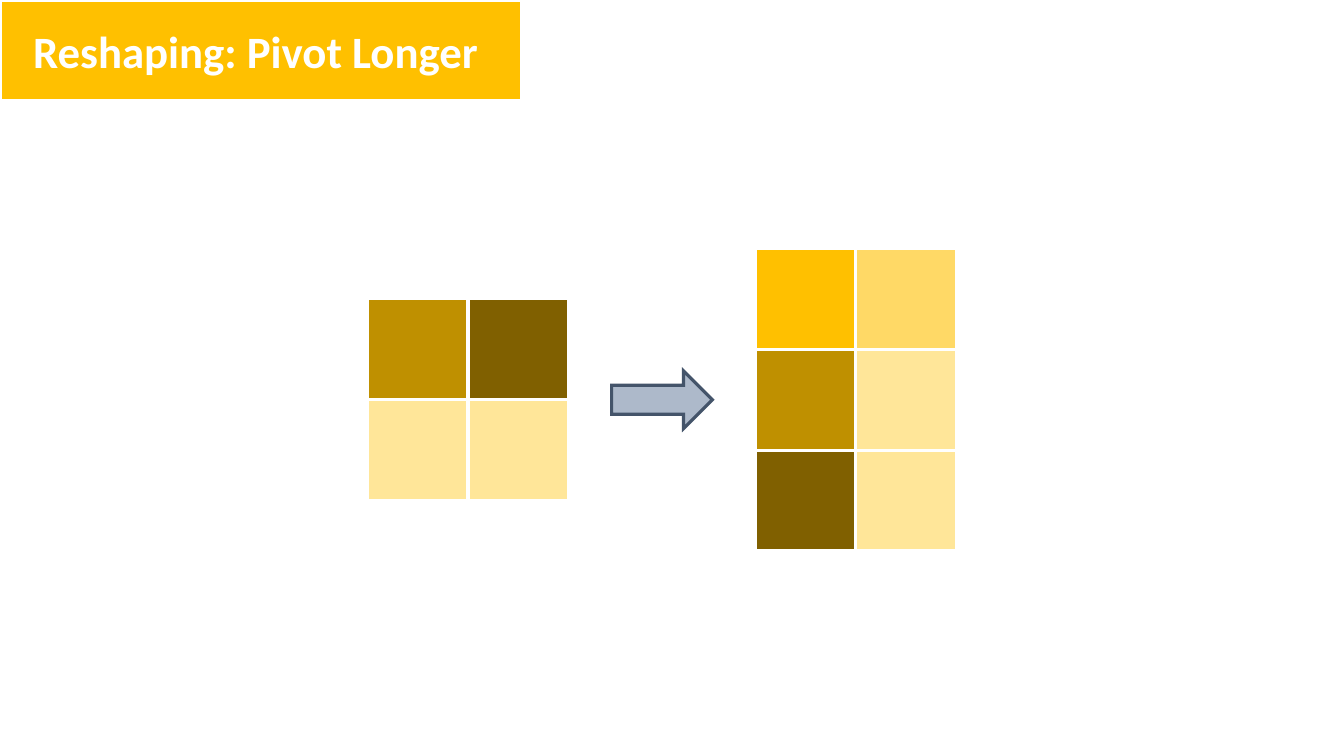
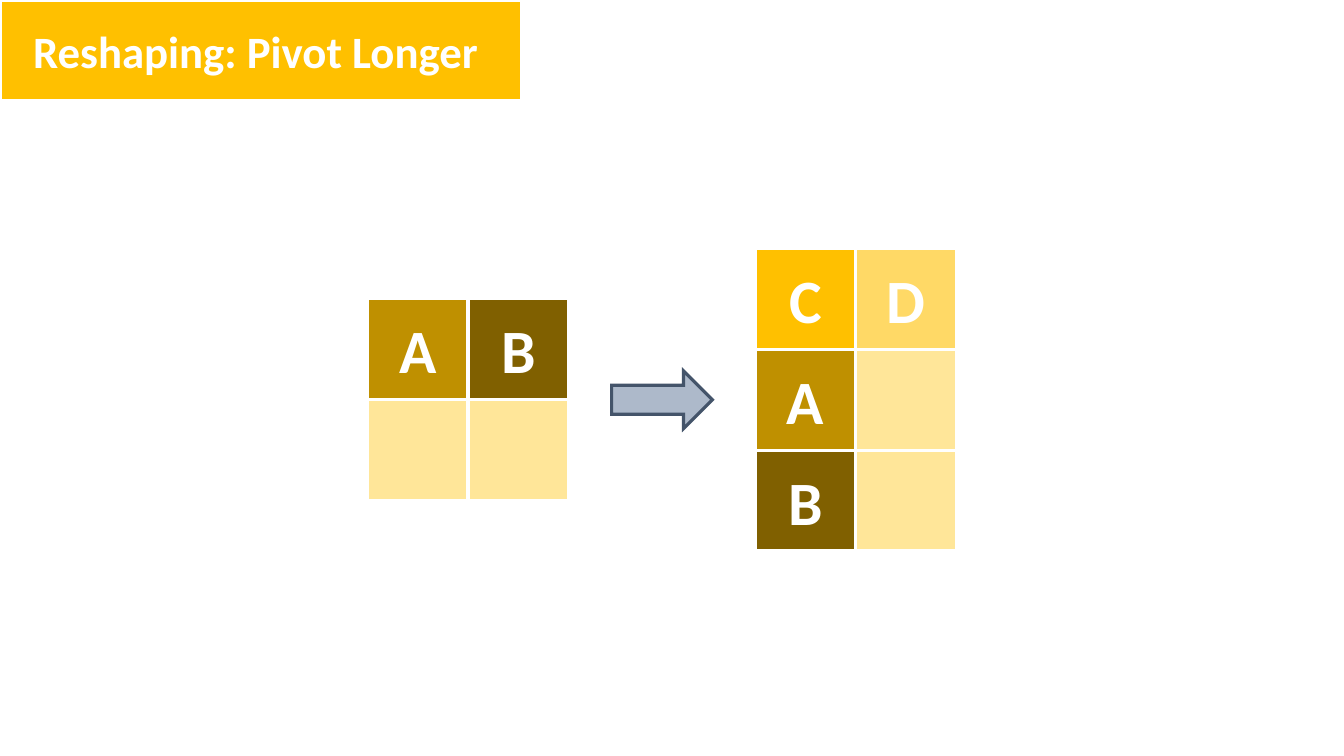
Before and after one commit to NCEAS/scicomp-workshop-template, a slide deck: slide 10 of images/tidyverse-visuals-dev.pptx (slide 9 before the commit). Drawn at 1344x756 pixels with LibreOffice and Linux fonts; fonts in the diff are those of the drawing. Boxes give left, top, right and bottom in pixels: in the first picture for what was removed or moved away, otherwise in the second. Text is boxed around its words. In the diff, an @@ line names an element or a change of style, - is before the commit and + after.

```diff
--- a/images/tidyverse-visuals-dev.pptx
+++ b/images/tidyverse-visuals-dev.pptx
@@ text in rectangle at (x1=789, y1=282, x2=822, y2=324): text added @@
+C
@@ text in rectangle at (x1=886, y1=283, x2=925, y2=323): text added @@
+D
@@ text in rectangle at (x1=399, y1=333, x2=436, y2=373): text added @@
+A
@@ text in rectangle at (x1=501, y1=333, x2=535, y2=373): text added @@
+B
@@ text in rectangle at (x1=787, y1=384, x2=824, y2=424): text added @@
+A
@@ text in rectangle at (x1=788, y1=485, x2=822, y2=525): text added @@
+B
```
Also in this commit, not shown: 6 other slides changed, 1 slide added.
